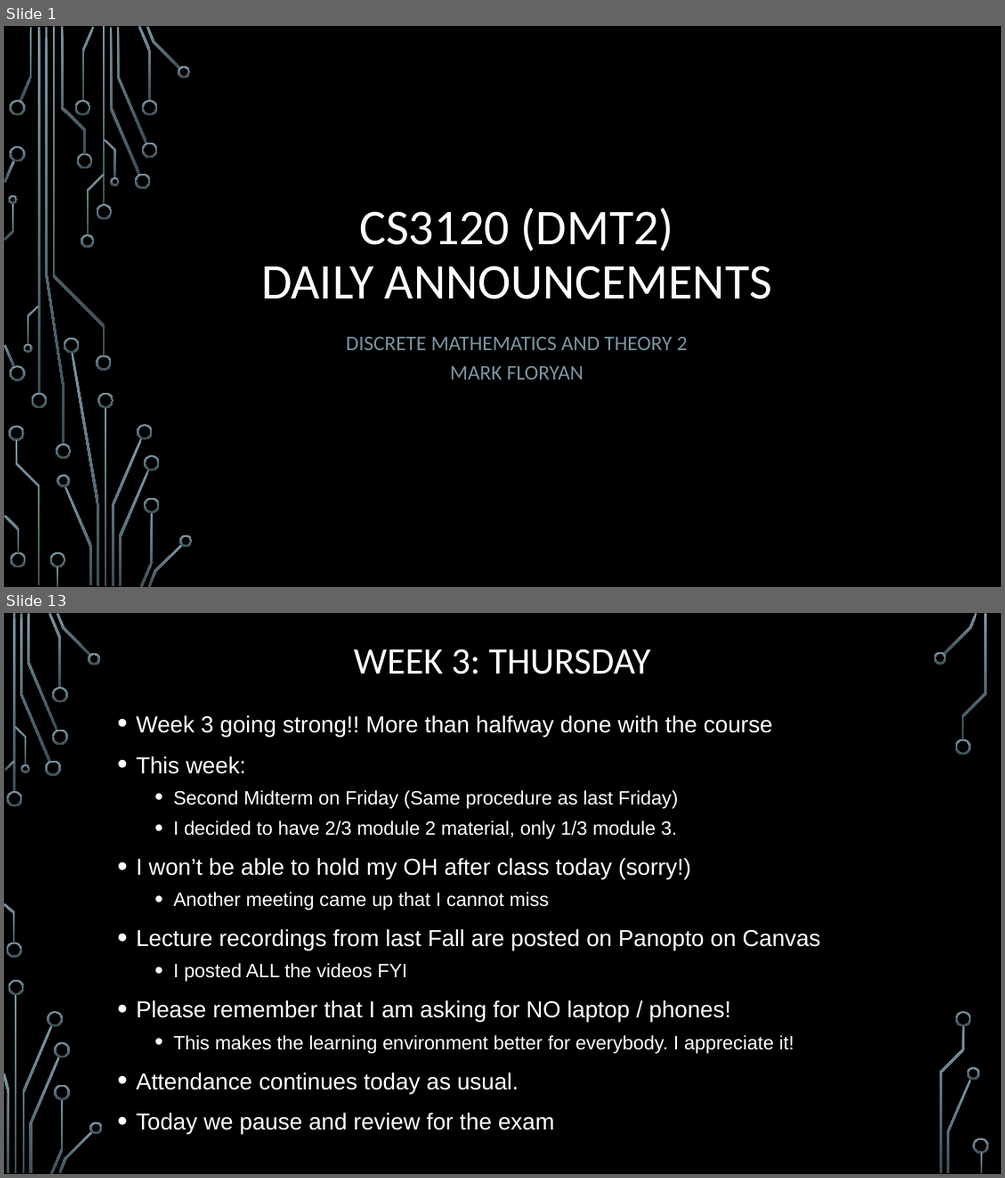
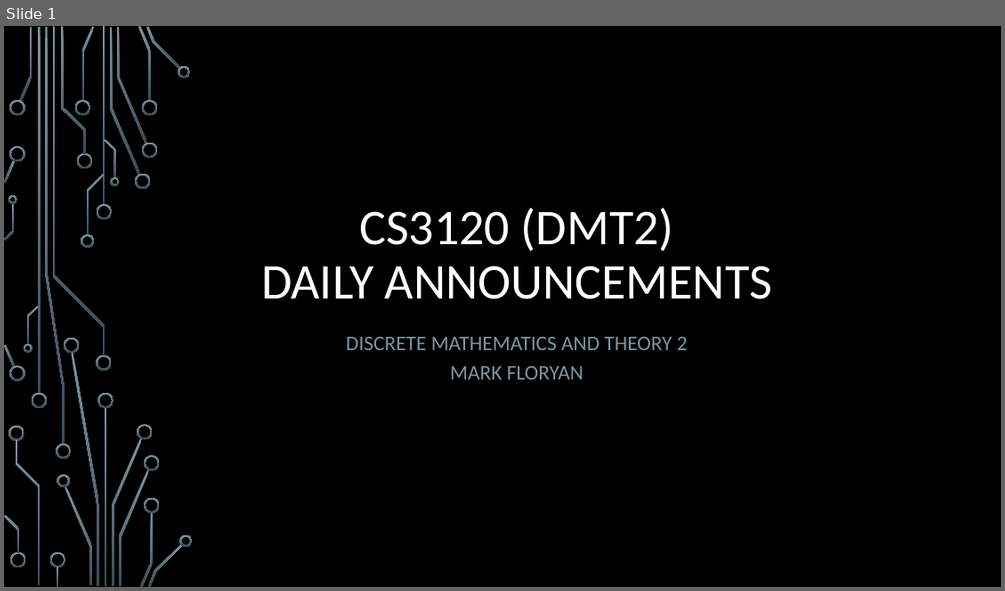
Before and after one commit to markfloryan/dmt2, a slide deck: slides/00-DailyAnnouncements.pptx. Shown one above the other, each under a label of ours: slides 1 and 13 before the commit, slide 1 after it; the slides between them are not shown. The pictures are 1005x1178 and 1005x591 pixels, drawn with LibreOffice and Linux fonts; fonts in the diff are those of the drawing; background and template pictures are left out. Boxes give left, top, right and bottom in pixels: in the first picture for what was removed or moved away, otherwise in the second. Text is boxed around its words. In the diff, an @@ line names an element or a change of style, - is before the commit and + after.

```diff
--- a/slides/00-DailyAnnouncements.pptx
+++ b/slides/00-DailyAnnouncements.pptx
@@ slide 13 removed at [4, 613, 1001, 1174], background picture (left out) @@
@@ title removed at [354, 649, 651, 674] @@
-WEEK 3: THURSDAY
@@ text removed at [136, 715, 821, 1135] @@
-• Week 3 going strong!! More than halfway done with the course
-• This week:
-  • Second Midterm on Friday (Same procedure as last Friday)
-  • I decided to have 2/3 module 2 material, only 1/3 module 3.
-• I won’t be able to hold my OH after class today (sorry!)
-  • Another meeting came up that I cannot miss
-• Lecture recordings from last Fall are posted on Panopto on Canvas
-  • I posted ALL the videos FYI
-• Please remember that I am asking for NO laptop / phones!
-  • This makes the learning environment better for everybody. I appreciate it!
-• Attendance continues today as usual.
-• Today we pause and review for the exam
@@ group removed at [4, 613, 989, 1174]: 33 freeform shapes, 3 rectangles @@
```
Also in this commit, not shown: 2 slides changed, 14 other slides removed, 2 other files.
